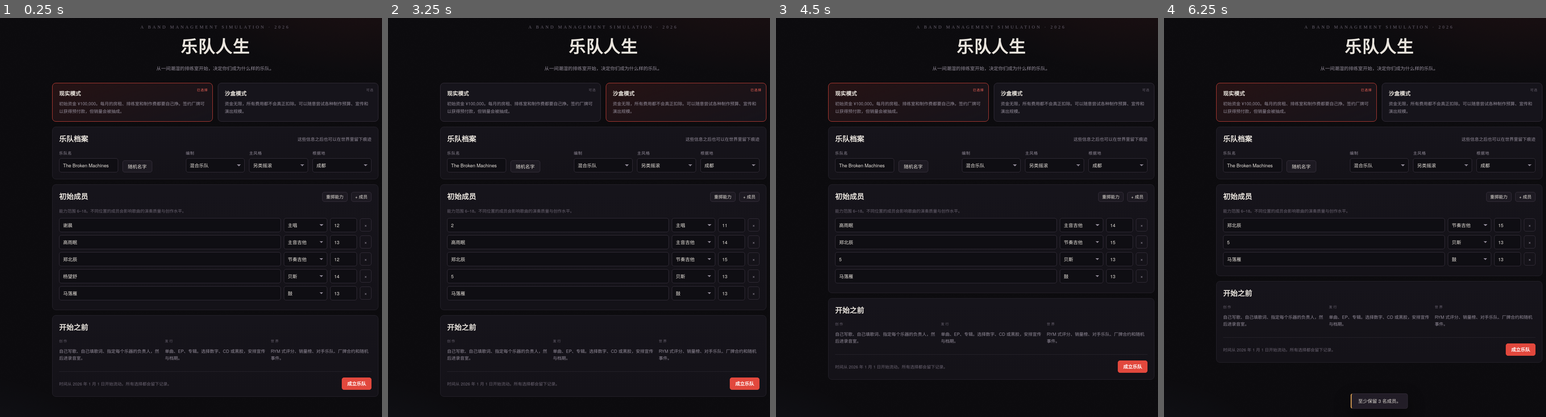
Above: before the commit, frames 1-4 (left to right).
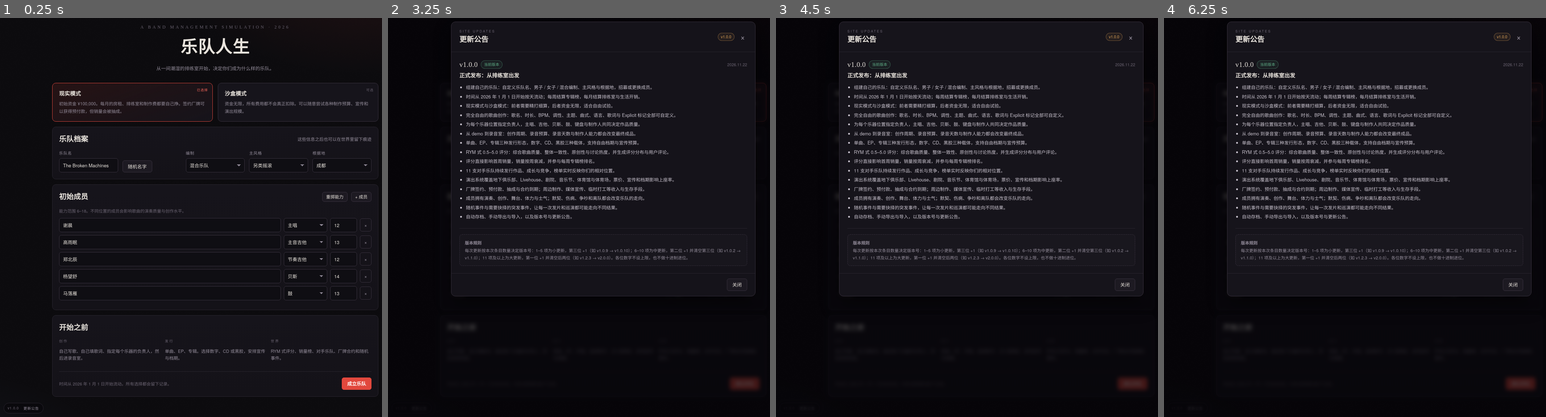
Above: after the commit, the same moments.

Repository: nansnnan/Bandgame
Game: browser game, page index.html
The game is run twice, just before and just after one commit, with the same random seed, the same clock (stepped at 60 frames per second) and the same inputs.
Inputs (mouse positions are in pixels of both pictures, inside the frame that each line leads up to):
- Up to frame 1 (0.25 s): no input
- Up to frame 2 (3.25 s): click (601, 101) at 0.27 s; click (601, 105) at 1.07 s; click "重掷能力" at 1.27 s; click (536, 97) at 1.67 s; click (556, 277) at 1.87 s; type "5" at 1.87 s; tap Enter at 1.9, 2.5 s; click (666, 97) at 2.27 s; click (556, 225) at 2.47 s; type "2" at 2.47 s; click (651, 109) at 2.87 s; click (418, 409) at 3.07 s, where only the run after the commit has a clickable "更新公告"
- Up to frame 3 (4.5 s): click (909, 113) at 3.47 s; click "×" at 3.67 s; click (989, 93) at 4.07 s; click (1123, 285) at 4.27 s, where only the run after the commit has a clickable "关闭"
- Up to frame 4 (6.25 s): click (1477, 105) at 4.67 s; click "×" at 4.87 s; click (1282, 101) at 5.27 s; click (1511, 285) at 5.47 s, where only the run after the commit has a clickable "关闭"; click (1347, 117) at 5.87 s; click "×" at 6.07 s

The runs differ from the first frame. In frame 1, less than 0.1% of the frame differs, in the area x 1-12%, y 96-100%; in frame 2, 9.0%; in frame 3, 9.2%; in frame 4, 9.4%, in the area x 13-100%, y 0-98%.

Commit message:
Add site version number and changelog

Diff:
--- a/css/style.css
+++ b/css/style.css
@@ -81,7 +81,7 @@
 .btn.wide{width:100%}
 
 /* ---------- shell ---------- */
-.shell{display:grid;grid-template-columns:186px 1fr;gap:22px;max-width:1440px;margin:0 auto;padding:22px}
+.shell{display:grid;grid-template-columns:186px 1fr;gap:22px;max-width:1440px;margin:0 auto;padding:22px 22px 54px}
 .nav{position:sticky;top:88px;align-self:start;display:flex;flex-direction:column;gap:3px}
 .nav button{
   display:flex;align-items:center;gap:10px;background:none;border:none;color:var(--muted);
@@ -267,6 +267,25 @@
 .member-edit{display:grid;grid-template-columns:1fr 120px 74px 32px;gap:8px;align-items:center;margin-bottom:8px}
 .member-edit .del{background:none;border:1px solid var(--line2);color:var(--muted);border-radius:6px;height:36px;cursor:pointer}
 .member-edit .del:hover{color:#f08b82;border-color:#6d2a2a}
+
+/* ---------- site version / changelog ---------- */
+#site-meta{position:fixed;left:16px;bottom:14px;z-index:60;display:flex;align-items:center;gap:2px;
+  font-size:10px;color:var(--muted2);background:rgba(11,10,13,.78);border:1px solid var(--line);
+  border-radius:20px;padding:3px 4px 3px 10px;backdrop-filter:blur(8px);letter-spacing:.06em}
+#site-meta .ver{font-variant-numeric:tabular-nums;padding-right:3px}
+.ver-btn{background:none;border:0;color:var(--muted);font-family:inherit;font-size:10px;
+  padding:3px 8px;border-radius:20px;cursor:pointer;letter-spacing:.06em;transition:.15s}
+.ver-btn:hover{color:var(--text);background:var(--panel2)}
+.update-entry{padding:17px 0;border-bottom:1px solid var(--line)}
+.update-entry:first-child{padding-top:0}
+.update-entry:last-child{border-bottom:0}
+.update-head{display:flex;align-items:center;gap:8px;flex-wrap:wrap;margin-bottom:5px}
+.version-badge{font-family:var(--serif);font-size:19px;color:var(--text);letter-spacing:.03em}
+.update-date{font-size:11px;color:var(--muted2);margin-left:auto;font-variant-numeric:tabular-nums}
+.update-list{margin:9px 0 0;padding-left:18px;color:#c9c3ce;font-size:12.5px;line-height:1.8}
+.update-list li{margin-bottom:3px}
+.version-rules{margin-top:16px;padding:12px 14px;border:1px dashed var(--line2);border-radius:8px;
+  color:var(--muted);font-size:11.5px;line-height:1.75;background:rgba(255,255,255,.015)}
 
 /* ---------- toast ---------- */
 #toast{position:fixed;left:50%;bottom:28px;transform:translate(-50%,20px);z-index:200;pointer-events:none;opacity:0;transition:.25s}
@@ -314,7 +333,7 @@
 .scroll-x{overflow-x:auto}
 
 @media (max-width:980px){
-  .shell{grid-template-columns:1fr;padding:14px;gap:14px}
+  .shell{grid-template-columns:1fr;padding:14px 14px 56px;gap:14px}
   .nav{position:static;display:grid;grid-template-columns:repeat(4,minmax(0,1fr));gap:6px;overflow:visible;padding-bottom:4px}
   .nav button{white-space:nowrap;border:1px solid var(--line);border-radius:6px;justify-content:center;padding:8px 4px;font-size:12px}
   .nav button .idx{display:none}
@@ -331,6 +350,7 @@
 }
 @media (max-width:560px){
   .clock .date{font-size:18px}
+  #site-meta{left:10px;bottom:9px}
   .tstat{min-width:52px}
   .tstat b{font-size:13px}
   .timebtns button{padding:6px 9px;font-size:11px}
--- a/index.html
+++ b/index.html
@@ -8,10 +8,12 @@
 </head>
 <body>
 <div id="app"></div>
+<div id="site-meta"></div>
 <div id="overlay"></div>
 <div id="toast"></div>
 <script src="js/data.js"></script>
 <script src="js/engine.js"></script>
+<script src="js/version.js"></script>
 <script src="js/ui.js"></script>
 <script src="js/main.js"></script>
 </body>
--- a/js/main.js
+++ b/js/main.js
@@ -61,7 +61,14 @@
     saveNow() { save(state); }
   };
 
+  function renderSiteMeta() {
+    const el = document.getElementById('site-meta');
+    if (!el || !BG.version) return;
+    el.innerHTML = '<span class="ver">v' + BG.version.current + '</span>' +
+      '<button type="button" class="ver-btn" data-act="changelog">更新公告</button>';
+  }
+
   window.addEventListener('beforeunload', () => { if (state) save(state); });
   document.addEventListener('visibilitychange', () => { if (document.hidden && state) save(state); });
-  document.addEventListener('DOMContentLoaded', () => { BG.main.boot(); });
+  document.addEventListener('DOMContentLoaded', () => { renderSiteMeta(); BG.main.boot(); });
 })();
--- a/js/ui.js
+++ b/js/ui.js
@@ -770,8 +770,28 @@
       '</div></div>';
   }
 
-  function showHelp() {
-    showModal('<div class="modal wide"><div class="mhead"><h2>玩法说明</h2><button class="close-x" data-act="close-modal">×</button></div>' +
+  function showChangelog() {
+    if (!BG.version) return;
+    const entries = BG.version.changelog.map((entry, idx) => {
+      const count = entry.items.length;
+      const kind = entry.kind || (count >= 11 ? '大更新' : count >= 6 ? '中更新' : '小更新');
+      const kindClass = entry.kind ? 'blue' : count >= 11 ? 'red' : count >= 6 ? 'amber' : 'green';
+      const badge = idx === 0 ? '<span class="pill green">当前版本</span>' : '<span class="pill ' + kindClass + '">' + kind + '</span>';
+      return '<div class="update-entry">' +
+        '<div class="update-head"><span class="version-badge">v' + esc(entry.version) + '</span>' + badge +
+        '<span class="update-date">' + esc(entry.date) + '</span></div>' +
+        '<h3>' + esc(entry.title) + '</h3>' +
+        '<ul class="update-list">' + entry.items.map(item => '<li>' + esc(item) + '</li>').join('') + '</ul>' +
+        '</div>';
+    }).join('');
+    showModal('<div class="modal wide"><div class="mhead"><div><div class="eyebrow">SITE UPDATES</div><h2>更新公告</h2></div>' +
+      '<div class="row"><span class="pill amber">v' + esc(BG.version.current) + '</span><button class="close-x" data-act="close-modal">×</button></div></div>' +
+      '<div class="mbody">' + entries +
+      '<div class="version-rules"><b>版本规则</b><br>每次更新按本次条目数量决定版本号：1–5 项为小更新，第三位 +1（如 v1.0.9 → v1.0.10）；6–10 项为中更新，第二位 +1 并清空第三位（如 v1.0.2 → v1.1.0）；11 项及以上为大更新，第一位 +1 并清空后两位（如 v1.2.3 → v2.0.0）。各位数字不设上限，也不做十进制进位。</div>' +
+      '</div><div class="mfoot"><button class="btn" data-act="close-modal">关闭</button></div></div>');
+  }
+
+  function showHelp() {    showModal('<div class="modal wide"><div class="mhead"><h2>玩法说明</h2><button class="close-x" data-act="close-modal">×</button></div>' +
       '<div class="mbody">' +
       '<h3 style="margin-bottom:6px">时间</h3><p class="sub">从 2026 年 1 月 1 日开始。写歌、录音、排练、休息和演出都会推进时间。每周结算专辑榜，每月 1 日结算固定开销。</p>' +
       '<h3 style="margin:14px 0 6px">创作</h3><p class="sub">自己决定歌名、时长、BPM、调性、主题、曲式、语言、歌词，以及每个乐器位置由谁负责。成员的演奏、创作能力与乐队默契决定 demo 质量；录音预算和制作人决定最终质感。</p>' +
@@ -914,6 +934,7 @@
 
   /* ---------------- events ---------------- */
   document.addEventListener('click', e => {
+    if (e.target.closest('[data-act="changelog"]')) { showChangelog(); return; }
     const el = e.target.closest('[data-act]');
     if (el) {
       const act = el.dataset.act;
@@ -989,6 +1010,7 @@
       }
       case 'release-detail': showReleaseDetail(target.dataset.id); break;
       case 'song-detail': showSongDetail(target.dataset.id); break;
+      case 'changelog': showChangelog(); break;
       case 'close-modal': closeModal(); break;
       case 'help': showHelp(); break;
       case 'export': downloadSave(); break;
--- /dev/null
+++ b/js/version.js
@@ -0,0 +1,52 @@
+(function () {
+  const BG = window.BG = window.BG || {};
+
+  const CHANGELOG = [
+    {
+      version: '1.0.0',
+      date: '2026.11.22',
+      kind: '初始版本',
+      title: '正式发布：从排练室出发',
+      items: [
+        '组建自己的乐队：自定义乐队名、男子 / 女子 / 混合编制、主风格与根据地，招募或更换成员。',
+        '时间从 2026 年 1 月 1 日开始按天流动；每周结算专辑榜，每月结算排练室与生活开销。',
+        '现实模式与沙盒模式：前者需要精打细算，后者资金无限，适合自由试验。',
+        '完全自由的歌曲创作：歌名、时长、BPM、调性、主题、曲式、语言、歌词与 Explicit 标记全部可自定义。',
+        '为每个乐器位置指定负责人，主唱、吉他、贝斯、鼓、键盘与制作人共同决定作品质量。',
+        '从 demo 到录音室：创作周期、录音预算、录音天数与制作人能力都会改变最终成品。',
+        '单曲、EP、专辑三种发行形态，数字、CD、黑胶三种载体，支持自由档期与宣传预算。',
+        'RYM 式 0.5–5.0 评分：综合歌曲质量、整体一致性、原创性与讨论热度，并生成评分分布与用户评论。',
+        '评分直接影响首周销量，销量按周衰减，并参与每周专辑榜排名。',
+        '11 支对手乐队持续发行作品、成长与竞争，榜单实时反映你们的相对位置。',
+        '演出系统覆盖地下俱乐部、Livehouse、剧院、音乐节、体育馆与体育场，票价、宣传和档期影响上座率。',
+        '厂牌签约、预付款、抽成与合约到期；周边制作、媒体宣传、临时打工等收入与生存手段。',
+        '成员拥有演奏、创作、舞台、体力与士气；默契、伤病、争吵和离队都会改变乐队的走向。',
+        '随机事件与需要抉择的突发事件，让每一次发片和巡演都可能走向不同结果。',
+        '自动存档、手动导出与导入，以及版本号与更新公告。'
+      ]
+    }
+  ];
+
+  /* 版本规则：1-5 项 → 末位 +1；6-10 项 → 中位 +1 并清空末位；11 项以上 → 首位 +1 并清空后两位。各段数字不进位。 */
+  function bumpVersion(version, count) {
+    const parts = String(version).split('.').map(n => parseInt(n, 10) || 0);
+    while (parts.length < 3) parts.push(0);
+    if (count >= 11) {
+      parts[0] += 1;
+      parts[1] = 0;
+      parts[2] = 0;
+    } else if (count >= 6) {
+      parts[1] += 1;
+      parts[2] = 0;
+    } else {
+      parts[2] += 1;
+    }
+    return parts.join('.');
+  }
+
+  BG.version = {
+    current: CHANGELOG[0].version,
+    changelog: CHANGELOG,
+    bump: bumpVersion
+  };
+})();
